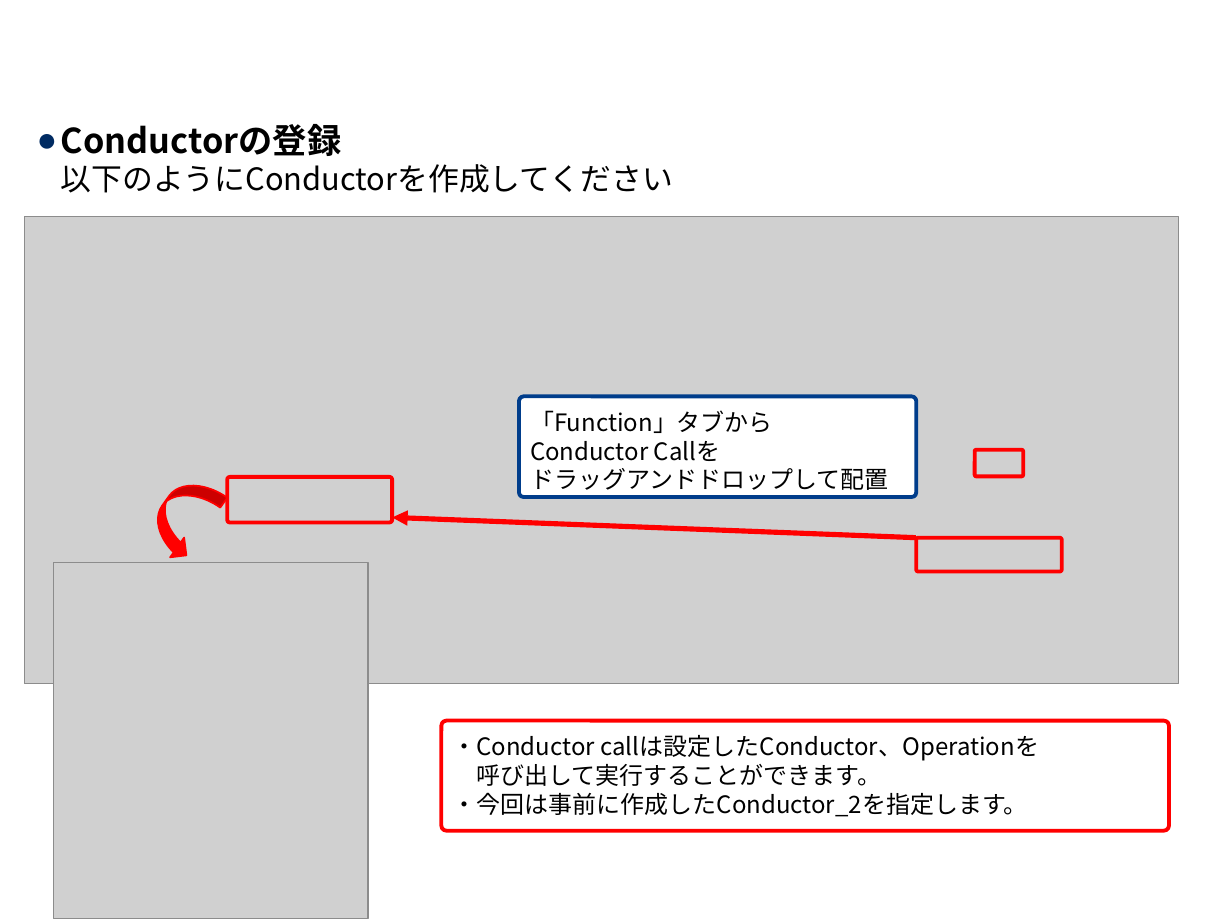
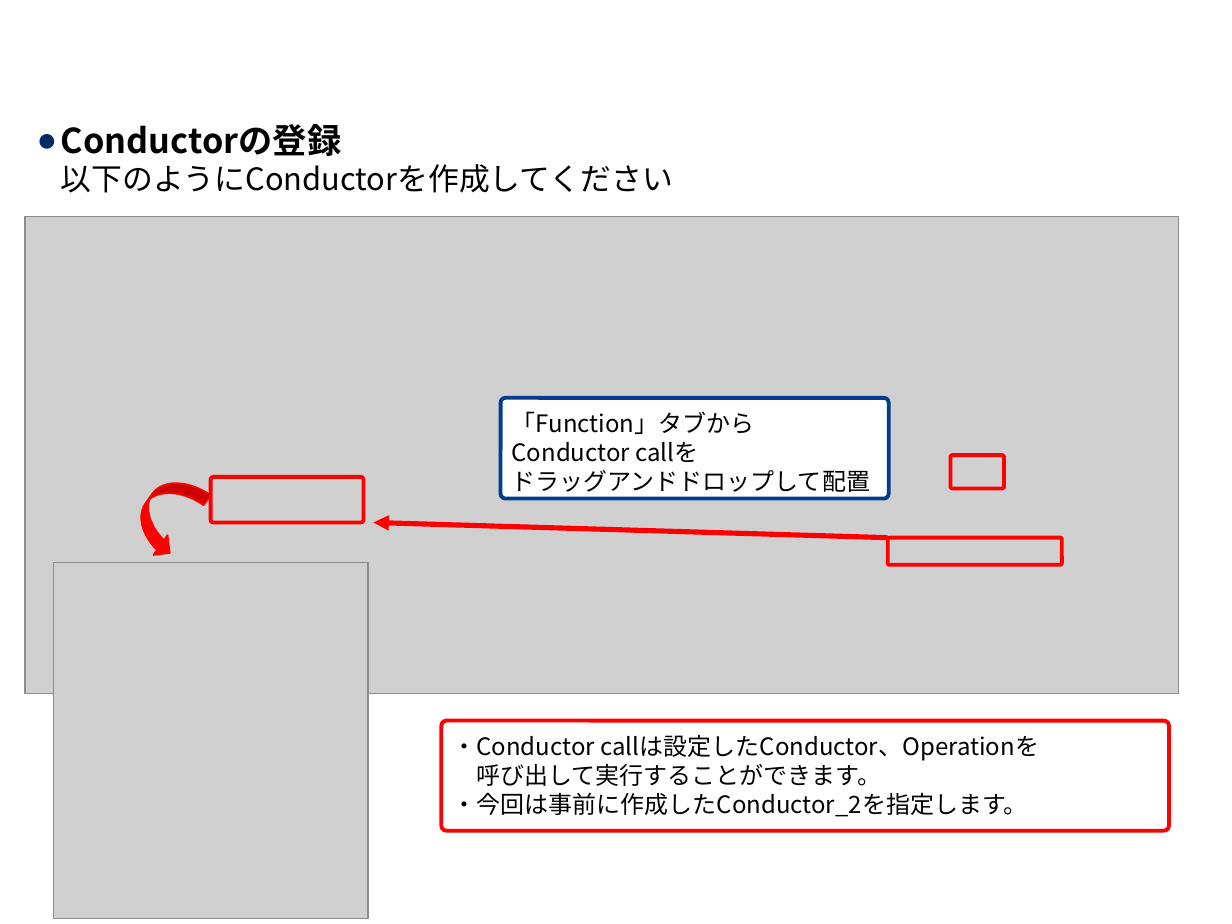
Before and after one commit to exastro-suite/it-automation-docs, a slide deck: slide 26 of asset/Learn_ja/ITA-Conductor_practice_ja.pptx. Drawn at 1232x924 pixels with LibreOffice and Linux fonts; fonts in the diff are those of the drawing; grey boxes stand for pictures; background and template pictures are left out. Boxes give left, top, right and bottom in pixels: in the first picture for what was removed or moved away, otherwise in the second. Text is boxed around its words. In the diff, an @@ line names an element or a change of style, - is before the commit and + after.

```diff
--- a/asset/Learn_ja/ITA-Conductor_practice_ja.pptx
+++ b/asset/Learn_ja/ITA-Conductor_practice_ja.pptx
@@ picture: place and size @@
-picture at <box>25,217,1179,684</box>
+picture at <box>25,217,1178,694</box>
@@ rounded rectangle "「Function」タブから Conductor callを ドラッグアンドドロップして配置": place and size @@
-rounded rectangle "「Function」タブから Conductor callを ドラッグアンドドロップして配置" at <box>519,397,915,498</box>
+rounded rectangle "「Function」タブから Conductor callを ドラッグアンドドロップして配置" at <box>500,398,888,499</box>
@@ text in rounded rectangle at <box>512,411,870,497</box>: text changed @@
-「Function」タブから
-Conductor Callを
-ドラッグアンドドロップして配置
+「Function」タブから
+Conductor callを
+ドラッグアンドドロップして配置
@@ curved right arrow: place and size @@
-curved right arrow at <box>139,469,226,564</box>
+curved right arrow at <box>123,468,210,563</box>
@@ rounded rectangle: place and size @@
-rounded rectangle at <box>227,477,392,522</box>
+rounded rectangle at <box>211,477,363,522</box>
@@ rounded rectangle: place and size @@
-rounded rectangle at <box>975,450,1023,477</box>
+rounded rectangle at <box>950,455,1004,488</box>
@@ arrow moved from (915, 537) - (392, 517) to (888, 537) - (373, 522) @@
@@ rounded rectangle: place and size @@
-rounded rectangle at <box>917,537,1062,570</box>
+rounded rectangle at <box>888,537,1062,564</box>
```
Also in this commit, not shown: 15 other slides changed, 1 other file.
